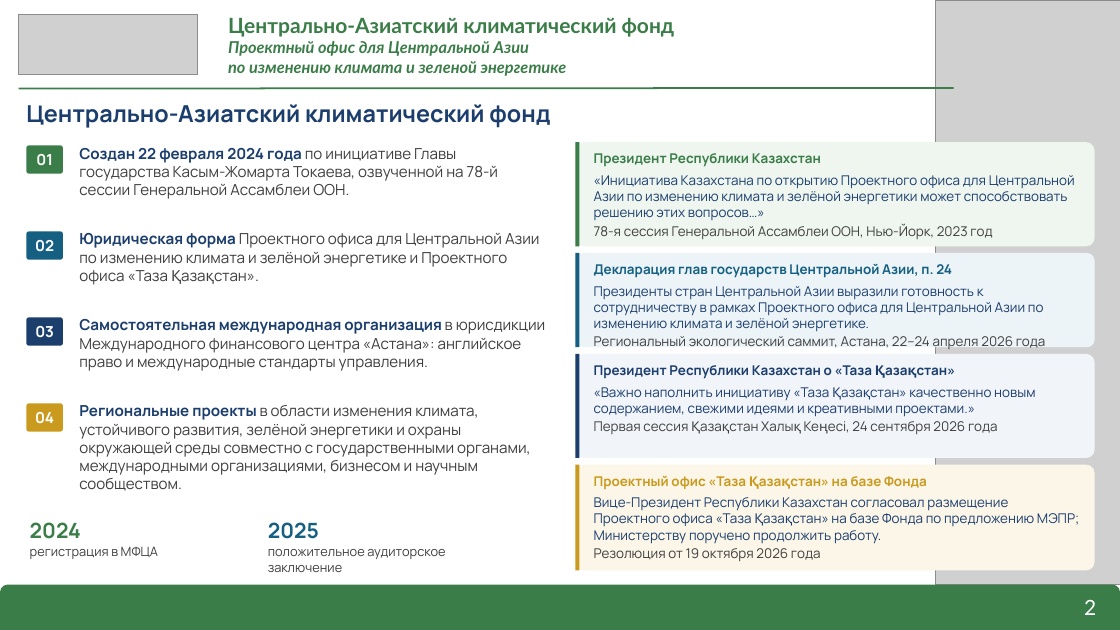
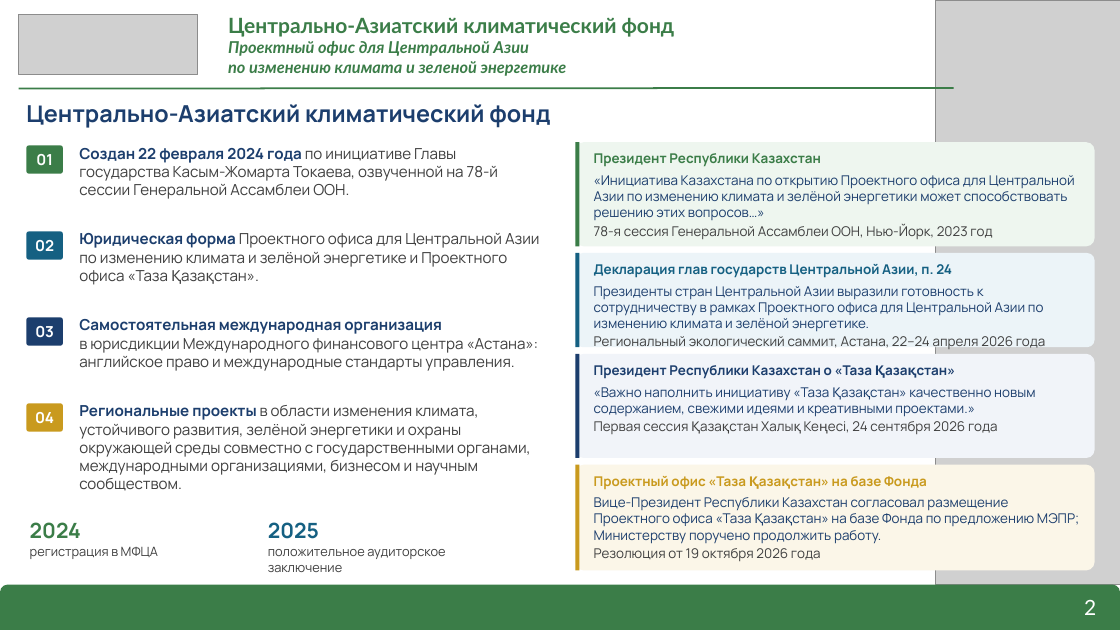
Before and after one commit to murat01042014/obsidian-vault, a slide deck: slide 2 of CACF/_документы/Презентация ЦАКФ – о Фонде.pptx. Drawn at 1120x630 pixels with LibreOffice and Linux fonts; fonts in the diff are those of the drawing; grey boxes stand for pictures. Boxes give left, top, right and bottom in pixels: in the first picture for what was removed or moved away, otherwise in the second. Text is boxed around its words. In the diff, an @@ line names an element or a change of style, - is before the commit and + after.

```diff
--- a/CACF/_документы/Презентация ЦАКФ – о Фонде.pptx
+++ b/CACF/_документы/Презентация ЦАКФ – о Фонде.pptx
@@ text at (x1=79, y1=319, x2=539, y2=371): text changed @@
-Самостоятельная международная организация в юрисдикции Международного финансового центра «Астана»: английское право и международные стандарты управления.
+Самостоятельная международная организация
+в юрисдикции Международного финансового центра «Астана»: английское право и международные стандарты управления.
```
Also in this commit, not shown: 4 other slides changed, 2 other files.
